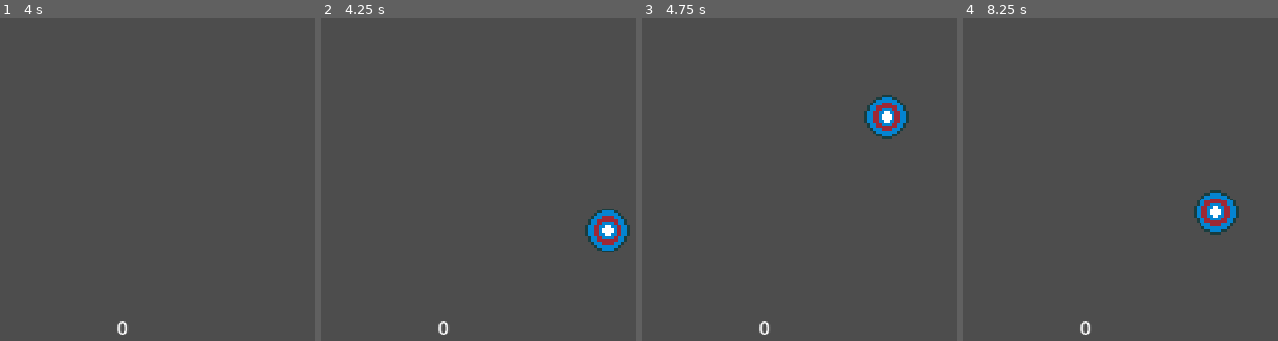
Above: before the commit, frames 1-4 (left to right).
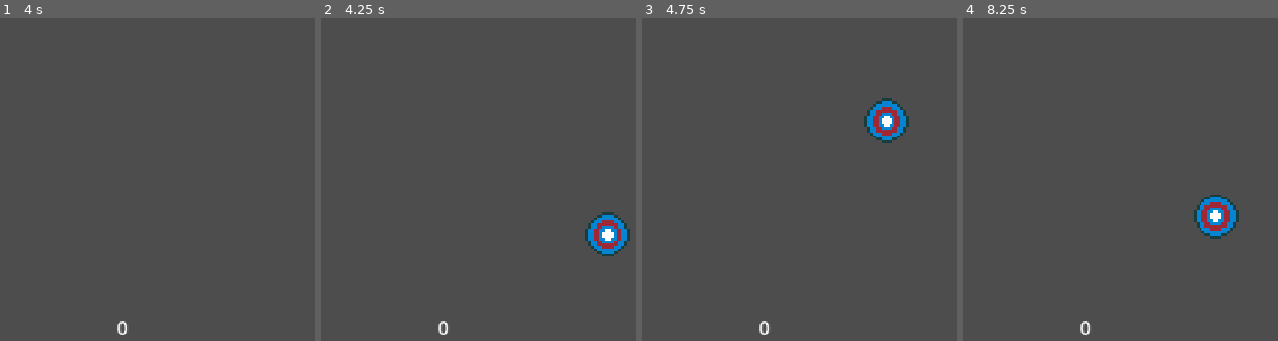
Above: after the commit, the same moments.

Repository: boukeweel/Godot_TestGrounds
Game: Godot game, scene res://Scenes/DuckHunt/DuckHunt.tscn
The game is run twice, just before and just after one commit, with the same random seed, the same clock (stepped at 60 frames per second) and the same inputs.
Inputs (mouse positions are in pixels of both pictures, inside the frame that each line leads up to):
- Up to frame 1 (4 s): tap Enter at 0.5, 2, 3.5 s; move the mouse to (299, 121) at 0.52 s; press the mouse at (299, 121) at 0.53 s; tap Space at 1.25, 2.75 s; move the mouse to (outside the picture) at 1.27 s; release the mouse at (outside the picture) at 1.28 s; click (outside the picture) at 1.35 s; move the mouse to (201, 47) at 2.02 s; press the mouse at (201, 47) at 2.03 s; move the mouse to (81, 234) at 2.77 s; release the mouse at (81, 234) at 2.78 s; click (81, 234) at 2.85 s; move the mouse to (outside the picture) at 3.52 s; press the mouse at (outside the picture) at 3.53 s
- Up to frame 2 (4.25 s): no input
- Up to frame 3 (4.75 s): move the mouse to (928, 224) at 4.27 s; release the mouse at (928, 224) at 4.28 s; click (928, 224) at 4.35 s
- Up to frame 4 (8.25 s): move the mouse to (1126, 143) at 5.02 s; press the mouse at (1126, 143) at 5.03 s; move the mouse to (966, 30) at 5.77 s; release the mouse at (966, 30) at 5.78 s; click (966, 30) at 5.85 s; tap Space at 6.5 s; move the mouse to (1262, 121) at 6.52 s; press the mouse at (1262, 121) at 6.53 s; move the mouse to (outside the picture) at 7.27 s; release the mouse at (outside the picture) at 7.28 s; click (outside the picture) at 7.35 s; move the mouse to (1164, 47) at 8.02 s; press the mouse at (1164, 47) at 8.03 s

Frame 1 is identical in both runs. In frame 2, 1.0% of the frame differs, in the area x 83-99%, y 59-74%; in frame 3, 1.0%; in frame 4, 1.1%, in the area x 73-88%, y 53-69%.

Commit message:
feat(audio): sounds now play for shooting target, and target getting shot up

Diff:
--- a/test-grounds/Scenes/DuckHunt/DuckHunt.tscn
+++ b/test-grounds/Scenes/DuckHunt/DuckHunt.tscn
@@ -7,8 +7,11 @@
 
 [node name="Camera2D" type="Camera2D" parent="." unique_id=1498924769]
 
+[node name="AudioListener2D" type="AudioListener2D" parent="Camera2D" unique_id=2085252921]
+current = true
+
 [node name="TargetCanon" parent="." unique_id=1851077083 instance=ExtResource("1_spo53")]
-position = Vector2(0, 137)
+position = Vector2(0, 140)
 
 [node name="GUI" type="CanvasGroup" parent="." unique_id=2100537912]
 
--- a/test-grounds/Scenes/DuckHunt/target.tscn
+++ b/test-grounds/Scenes/DuckHunt/target.tscn
@@ -2,16 +2,25 @@
 
 [ext_resource type="Script" uid="uid://bmd0teub5u5av" path="res://Scripts/target.gd" id="1_4ktmg"]
 [ext_resource type="Texture2D" uid="uid://cqp0lbl3b8xjj" path="res://Sprites/Target-spritesheet.png" id="2_4ktmg"]
+[ext_resource type="AudioStream" uid="uid://c5hd71s0gwhpr" path="res://Audio/HitSound1.wav" id="2_h047i"]
+[ext_resource type="AudioStream" uid="uid://chc5qbgmjxexs" path="res://Audio/Shoot.wav" id="3_5luqx"]
 
 [sub_resource type="CircleShape2D" id="CircleShape2D_vqqn2"]
-radius = 8.75
+radius = 11.510864
 
 [node name="Target" type="RigidBody2D" unique_id=126433525]
 script = ExtResource("1_4ktmg")
+death_sound = ExtResource("2_h047i")
 
 [node name="CollisionShape2D" type="CollisionShape2D" parent="." unique_id=1371274264]
 scale = Vector2(4, 4)
 shape = SubResource("CircleShape2D_vqqn2")
+
+[node name="DestroySound" type="AudioStreamPlayer2D" parent="CollisionShape2D" unique_id=1345103946]
+scale = Vector2(0.25, 0.25)
+stream = ExtResource("3_5luqx")
+pitch_scale = 1.36
+autoplay = true
 
 [node name="Sprite2D" type="Sprite2D" parent="CollisionShape2D" unique_id=1582523767]
 texture_filter = 3
--- /dev/null
+++ b/test-grounds/Scenes/DuckHunt/target_pieces.gd
@@ -0,0 +1,13 @@
+extends RigidBody2D
+
+
+
+# Called when the node enters the scene tree for the first time.
+func _ready() -> void:
+	pass # Replace with function body.
+
+
+func _process(delta):
+	if global_position.y > 500:
+		queue_free()
+	pass
--- a/test-grounds/Scenes/DuckHunt/target_pieces.tscn
+++ b/test-grounds/Scenes/DuckHunt/target_pieces.tscn
@@ -1,10 +1,12 @@
 [gd_scene format=3 uid="uid://b3uq7hed5abqv"]
 
+[ext_resource type="Script" uid="uid://iukt33dq828x" path="res://Scenes/DuckHunt/target_pieces.gd" id="1_1i66p"]
 [ext_resource type="Texture2D" uid="uid://cqp0lbl3b8xjj" path="res://Sprites/Target-spritesheet.png" id="1_2saqo"]
 
 [sub_resource type="CircleShape2D" id="CircleShape2D_2saqo"]
 
 [node name="RigidBody2D" type="RigidBody2D" unique_id=856250377]
+script = ExtResource("1_1i66p")
 
 [node name="Collider" type="CollisionShape2D" parent="." unique_id=2015487300]
 shape = SubResource("CircleShape2D_2saqo")
--- a/test-grounds/Scripts/target.gd
+++ b/test-grounds/Scripts/target.gd
@@ -9,6 +9,8 @@
 
 var spawn_position: Vector2
 var TargetPieces : PackedScene = preload("res://Scenes/DuckHunt/target_pieces.tscn")
+
+@export var death_sound: AudioStream
 
 
 func _ready() -> void:
@@ -47,8 +49,17 @@
 func Death() -> void :
 	ScoreManager.AddScore()
 	SpawnPieces()
+	PlayDeathSound();
 	queue_free()
 	pass
+
+func PlayDeathSound() -> void:
+	var p := AudioStreamPlayer2D.new()
+	p.stream = death_sound
+	p.global_position = global_position
+	get_tree().current_scene.add_child(p)
+	p.finished.connect(p.queue_free)
+	p.play()
 
 func SpawnPieces() -> void:
 	var baseOffset: int = 16
@@ -65,6 +76,7 @@
 	for n in 4:
 		var piece: RigidBody2D = TargetPieces.instantiate()
 		piece.position = position + directions[n] * spread
+		piece.position.y += 100
 
 		var rndMulti : float = rand.randf_range(40,200);
 		var force : Vector2 = directions[n] * rndMulti
Not shown, added: test-grounds/Audio/HitSound1.wav.import
Not shown, added: test-grounds/Audio/HitSound2.wav.import
Not shown, added: test-grounds/Audio/Shoot.wav.import
Not shown, added: test-grounds/Scenes/DuckHunt/target_pieces.gd.uid
Not shown, added: test-grounds/Audio/HitSound1.wav
Not shown, added: test-grounds/Audio/HitSound2.wav
Not shown, added: test-grounds/Audio/Shoot.wav
